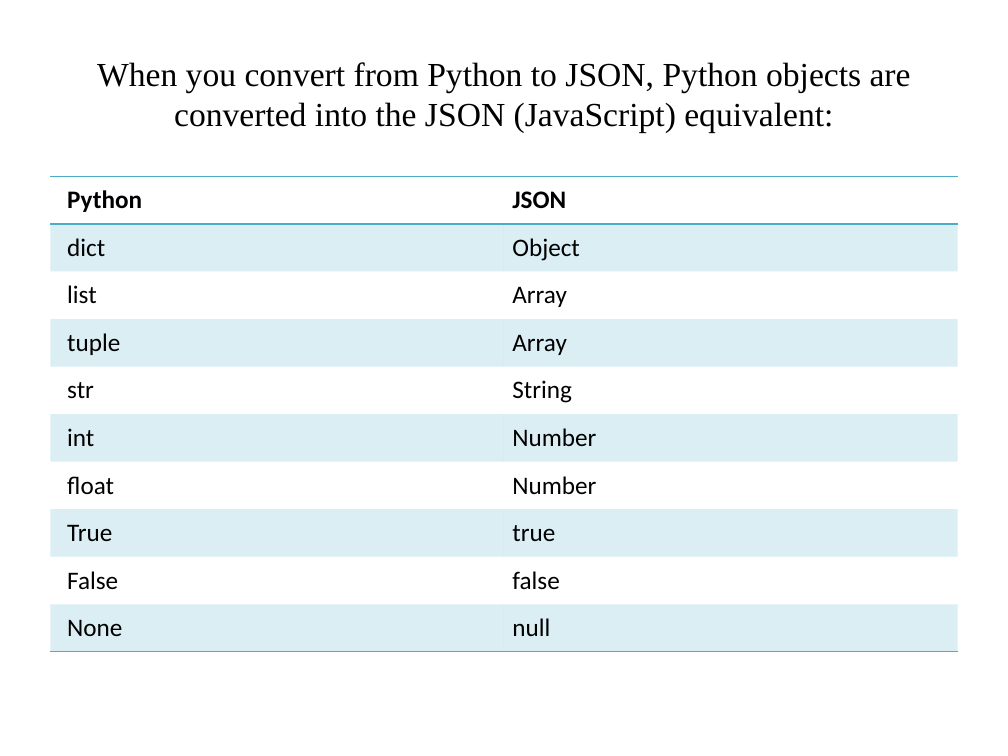
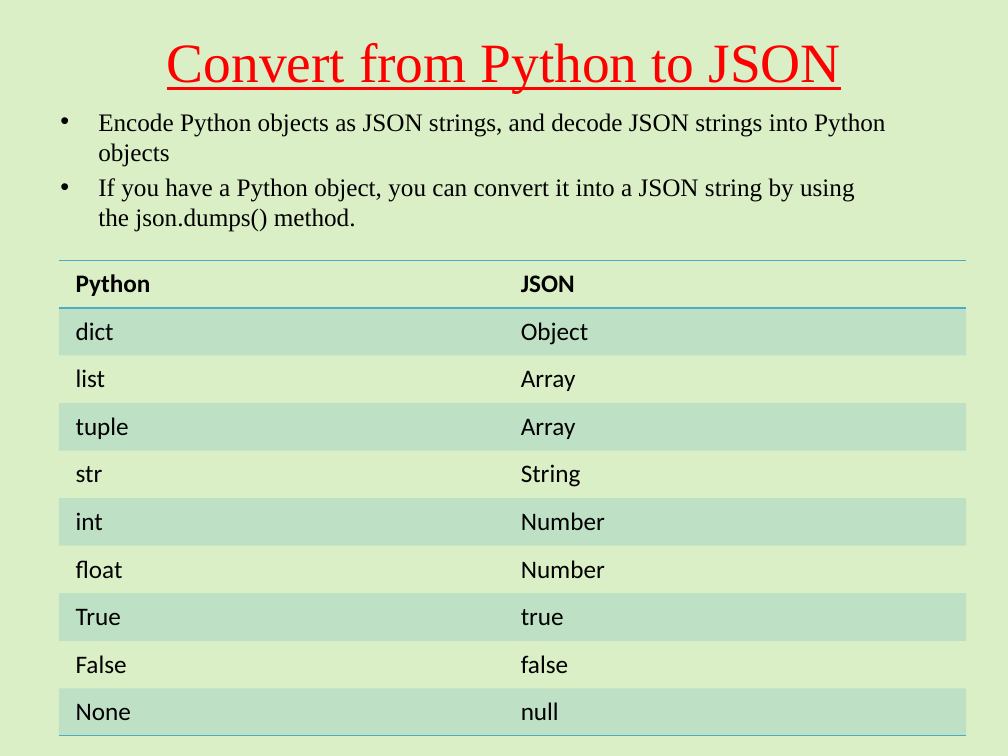
Before and after one commit to jaseela65/python_newPrgm, a slide deck: slide 2 of JSON in Python.pptx (slide 4 before the commit). Drawn at 1008x756 pixels with LibreOffice and Linux fonts; fonts in the diff are those of the drawing. Boxes give left, top, right and bottom in pixels: in the first picture for what was removed or moved away, otherwise in the second. Text is boxed around its words. In the diff, an @@ line names an element or a change of style, - is before the commit and + after.

```diff
--- a/JSON in Python.pptx
+++ b/JSON in Python.pptx
@@ background #FFFFFF to #92D050 at 32% opacity @@
@@ title at box(167, 43, 840, 92): text changed; size 24 to 39.6 pt; text colour #000000 to #FF0000 @@
-When you convert from Python to JSON, Python objects are converted into the JSON (JavaScript) equivalent:
+Convert from Python to JSON
@@ text added at box(98, 113, 885, 232), 18 pt, text #000000 @@
+• Encode Python objects as JSON strings, and decode JSON strings into Python objects
+• If you have a Python object, you can convert it into a JSON string by using the json.dumps() method.
@@ table: place and size @@
-table at box(50, 176, 958, 647)
+table at box(58, 260, 966, 731)
```
Also in this commit, not shown: 7 other slides changed, 7 slides added, 2 slides removed.
